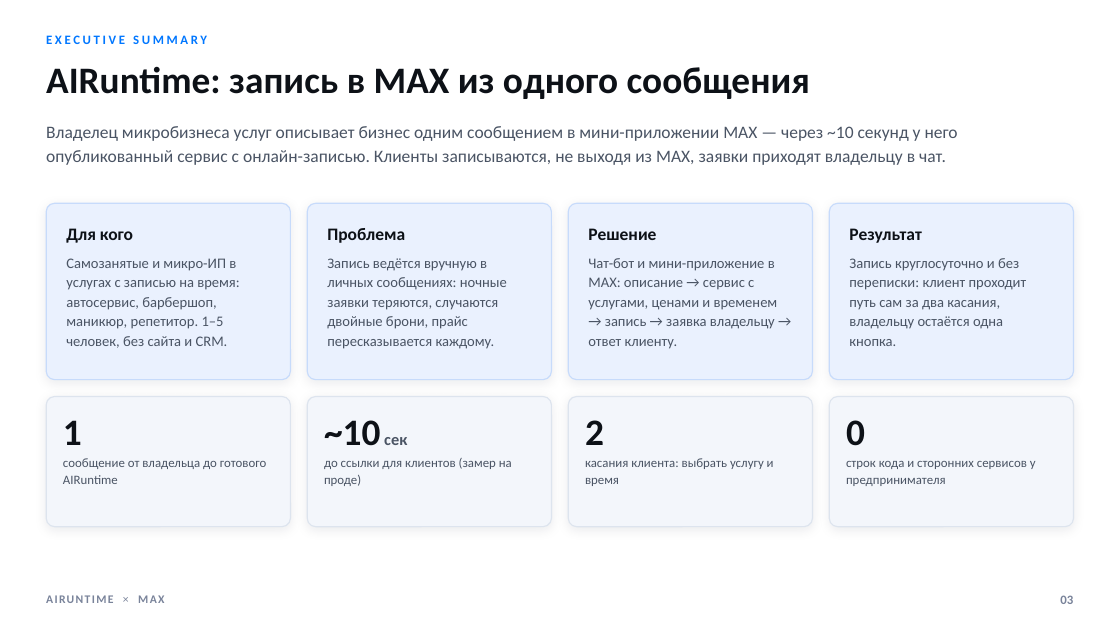
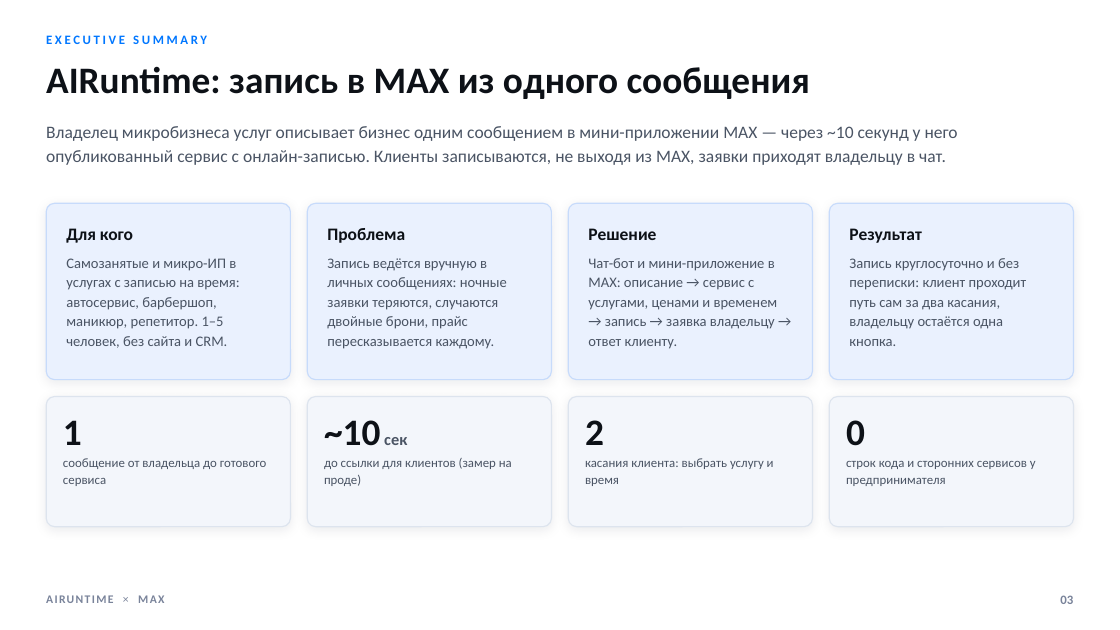
Before and after one commit to airuntime-ru/airuntime, a slide deck: slide 3 of docs/max-presentation/presentation.pptx. Drawn at 1120x630 pixels with LibreOffice and Linux fonts; fonts in the diff are those of the drawing. Boxes give left, top, right and bottom in pixels: in the first picture for what was removed or moved away, otherwise in the second. Text is boxed around its words. In the diff, an @@ line names an element or a change of style, - is before the commit and + after.

```diff
--- a/docs/max-presentation/presentation.pptx
+++ b/docs/max-presentation/presentation.pptx
@@ text at (63,458,267,486): text changed @@
-сообщение от владельца до готового AIRuntime
+сообщение от владельца до готового сервиса
```
Also in this commit, not shown: 6 other slides changed, 3 other files.
